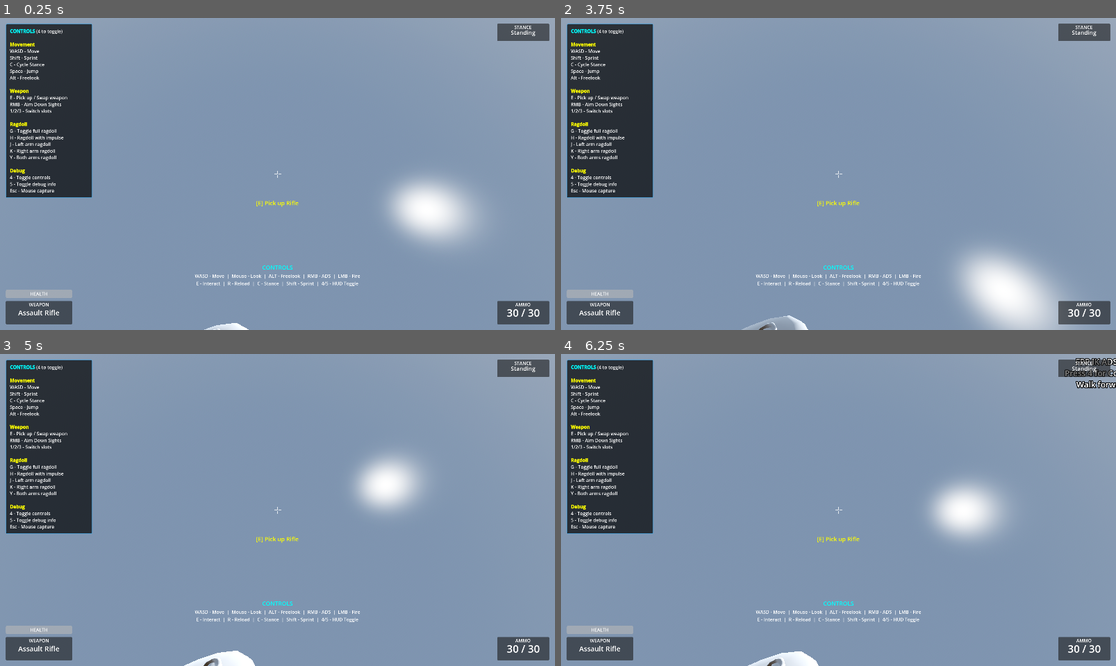
Above: before the commit, frames 1-4 (two rows, left to right).
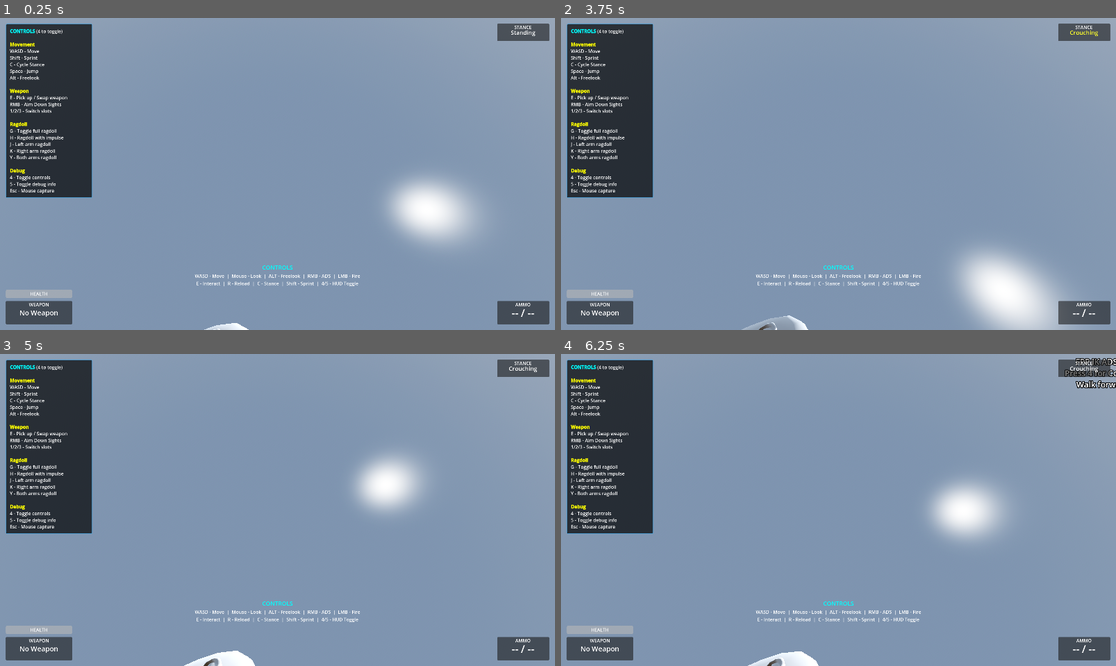
Above: after the commit, the same moments.

Repository: lmf-git/fpp-ik-ads
Game: Godot game, scene res://scenes/enhanced_demo.tscn
Same seed, same stepped clock (60 frames per second), same inputs: the game is played once before the commit and once after it.
Inputs (mouse positions are in pixels of both pictures, inside the frame that each line leads up to):
- Up to frame 1 (0.25 s): no input
- Up to frame 2 (3.75 s): tap Enter (ui_accept) at 0.5 s; move the mouse to (866, 174) at 0.52 s; hold Alt (freelook) 0.53-1.28 s; hold W (move_forward) from 0.53 s (still down); click (866, 174) at 0.67 s; tap Space (jump) at 0.77, 1.52, 3.02 s; tap E (interact) at 0.8, 1.35, 3.05 s; move the mouse to (810, 174) at 1.27 s; tap Shift (sprint) at 1.55 s; move the mouse to (849, 167) at 2.02 s; hold Shift (sprint) 2.03-2.78 s; tap Alt (freelook) at 2.3 s; move the mouse to (832, 180) at 2.77 s; right-click (832, 180) at 2.85 s; click (832, 180) at 2.92 s; move the mouse to (877, 177) at 3.52 s; hold Shift (sprint) from 3.53 s (still down); tap C (crouch) at 3.6 s
- Up to frame 3 (5 s): keep holding W (move_forward); tap Space (jump) at 3.77, 4.52 s; move the mouse to (233, 506) at 4.27 s; release Shift (sprint) at 4.28 s; click (233, 506) at 4.35 s; tap Alt (freelook) at 4.55 s
- Up to frame 4 (6.25 s): move the mouse to (844, 510) at 5.02 s; hold Alt (freelook) 5.03-5.78 s; click (844, 510) at 5.17 s; tap E (interact) at 5.3, 5.85 s; move the mouse to (816, 503) at 5.77 s; release W (move_forward) at 5.78 s; hold D (move_right) from 5.78 s (still down); tap Space (jump) at 6.02 s; tap Shift (sprint) at 6.05 s

The runs differ from the first frame. In frame 1, 0.2% of the frame differs, in the area x 3-98%, y 48-96%; in frame 2, 0.3%, in the area x 3-98%, y 4-96%; in frame 3, 0.3%; in frame 4, 0.3%.
Error before the commit: Trying to assign value of type 'character_controller_main.gd' to a variable of type 'skeleton_fpp_controller.gd'. (res://scripts/hud.gd:21)
Error after the commit: Trying to assign value of type 'character_controller_main.gd' to a variable of type 'skeleton_fpp_controller.gd'. (res://scripts/controls_hud.gd:25)

Commit message:
Fix HUD to work with refactored CharacterControllerMain
Addresses error: "Trying to assign value of type 'character_controller_main.gd'
to a variable of type 'skeleton_fpp_controller.gd'" at hud.gd:21

Changes:
- Update player type from SkeletonFPPController to CharacterControllerMain
- Access state through component architecture:
  - Use get_movement_state() for stance, is_aiming, is_sprinting
  - Use get_camera_state() for is_freelooking, freelook_offset
  - Access player.camera_controller.ads_blend directly
- Update stance enum matching to use integers (0=Standing, 1=Crouching, 2=Prone)
- Add null check warnings if player not found in "player" group
- Add has_signal() checks before connecting signals for safety

HUD now properly displays:
- Ammo counter (with color coding)
- Weapon name
- Stance indicator (Standing/Crouching/Prone)
- Freelook indicator with angle and color
- ADS indicator
- Crosshair with dynamic color and scaling
- Interaction prompts

All HUD elements work with the new component-based character controller.

Diff:
--- a/scripts/hud.gd
+++ b/scripts/hud.gd
@@ -13,18 +13,25 @@
 @onready var health_bar: ProgressBar = $HealthBar
 @onready var control_hints: VBoxContainer = $ControlHints
 
-var player: SkeletonFPPController
+var player: CharacterControllerMain
 
 func _ready():
 	# Find player
 	await get_tree().process_frame
 	player = get_tree().get_first_node_in_group("player")
 
-	if player:
-		# Connect signals
+	if not player:
+		push_warning("HUD: No player found in 'player' group")
+		return
+
+	# Connect signals
+	if player.has_signal("weapon_changed"):
 		player.weapon_changed.connect(_on_weapon_changed)
+	if player.has_signal("stance_changed"):
 		player.stance_changed.connect(_on_stance_changed)
+	if player.has_signal("interaction_available"):
 		player.interaction_available.connect(_on_interaction_available)
+	if player.has_signal("interaction_unavailable"):
 		player.interaction_unavailable.connect(_on_interaction_unavailable)
 
 	# Hide interaction prompt initially
@@ -71,33 +78,44 @@
 		weapon_label.text = "No Weapon"
 
 func _update_stance_info():
-	match player.stance:
-		SkeletonFPPController.Stance.STANDING:
+	var movement_state = player.get_movement_state()
+	var stance = movement_state.get("stance", 0)
+	match stance:
+		0:  # Standing
 			stance_label.text = "Standing"
-		SkeletonFPPController.Stance.CROUCHING:
+		1:  # Crouching
 			stance_label.text = "Crouching"
-		SkeletonFPPController.Stance.PRONE:
+		2:  # Prone
 			stance_label.text = "Prone"
 
 func _update_freelook_indicator():
-	if player.is_freelooking:
+	var camera_state = player.get_camera_state()
+	var is_freelooking = camera_state.get("is_freelooking", false)
+
+	if is_freelooking:
 		freelook_indicator.visible = true
-		var offset_deg = rad_to_deg(player.freelook_offset)
+		var freelook_offset = camera_state.get("freelook_offset", 0.0)
+		var offset_deg = rad_to_deg(freelook_offset)
 		freelook_indicator.text = "FREELOOK [%d°]" % abs(offset_deg)
 
-		# Color based on offset
-		var max_angle = player.freelook_max_angle
-		var ratio = abs(player.freelook_offset) / deg_to_rad(max_angle)
+		# Color based on offset (max freelook angle is typically 90°)
+		var max_angle = 90.0
+		var ratio = abs(offset_deg) / max_angle
 		freelook_indicator.add_theme_color_override("font_color",
 			Color.GREEN.lerp(Color.RED, ratio))
 	else:
 		freelook_indicator.visible = false
 
 func _update_ads_indicator():
-	ads_indicator.visible = player.is_aiming
+	var movement_state = player.get_movement_state()
+	var is_aiming = movement_state.get("is_aiming", false)
+	ads_indicator.visible = is_aiming
 
 	# Scale crosshair with ADS
-	var scale_factor = lerp(1.0, 0.5, player.ads_blend)
+	var ads_blend = 0.0
+	if player.camera_controller:
+		ads_blend = player.camera_controller.ads_blend
+	var scale_factor = lerp(1.0, 0.5, ads_blend)
 	crosshair.scale = Vector2.ONE * scale_factor
 
 func _update_crosshair():
@@ -105,9 +123,13 @@
 	crosshair.visible = player.current_weapon != null
 
 	# Change crosshair color based on state
-	if player.is_aiming:
+	var movement_state = player.get_movement_state()
+	var is_aiming = movement_state.get("is_aiming", false)
+	var is_sprinting = movement_state.get("is_sprinting", false)
+
+	if is_aiming:
 		crosshair.modulate = Color.GREEN
-	elif player.is_sprinting:
+	elif is_sprinting:
 		crosshair.modulate = Color.ORANGE
 	else:
 		crosshair.modulate = Color.WHITE
